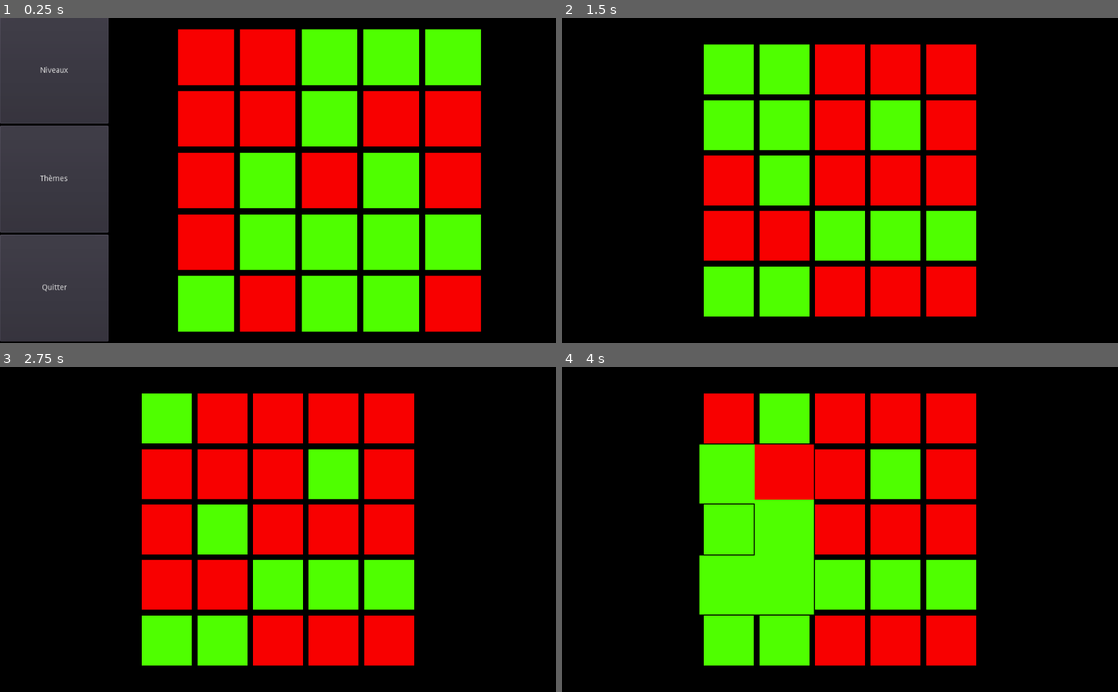
Above: before the commit, frames 1-4 (two rows, left to right).
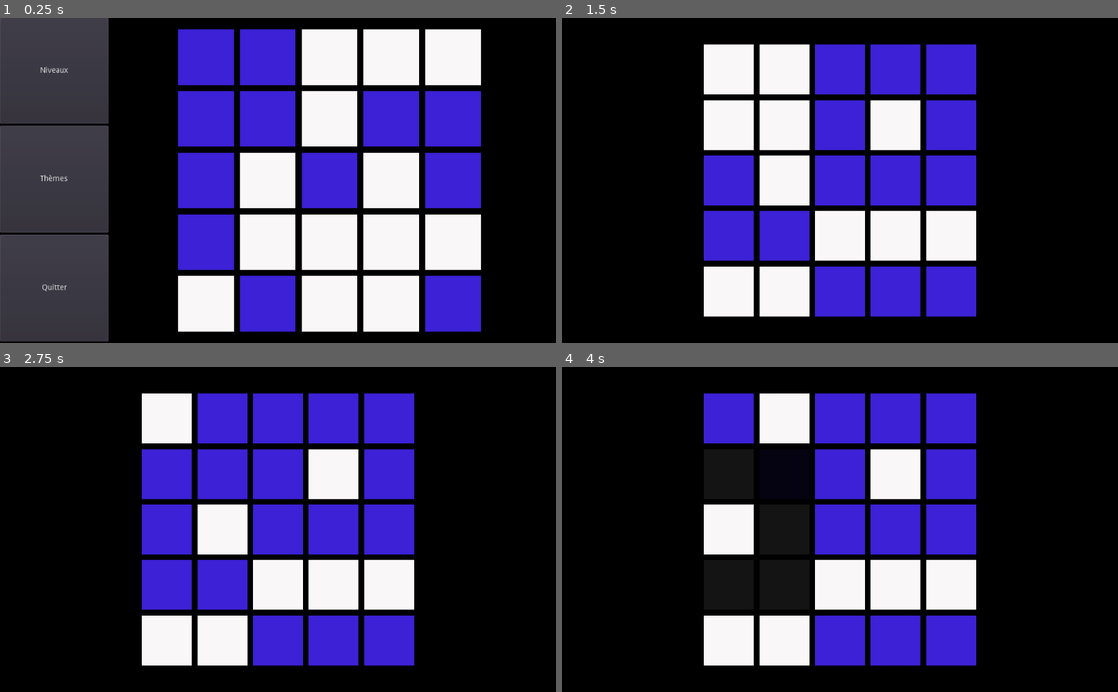
Above: after the commit, the same moments.

Repository: Prakkkmak/UniColor-2
Game: Godot game, scene res://main_scenes/main.tscn
The game is run twice, just before and just after one commit, with the same random seed, the same clock (stepped at 60 frames per second) and the same inputs.
Inputs (mouse positions are in pixels of both pictures, inside the frame that each line leads up to):
- Up to frame 1 (0.25 s): no input
- Up to frame 2 (1.5 s): click "Niveaux" at 0.5 s; click "Jouer" at 1.25 s
- Up to frame 3 (2.75 s): tap Enter at 2 s; move the mouse to (166, 419) at 2.02 s; click (166, 419) at 2.17 s
- Up to frame 4 (4 s): move the mouse to (728, 474) at 2.77 s; click (728, 474) at 2.92 s; move the mouse to (728, 529) at 3.52 s; click (728, 529) at 3.67 s

The runs differ from the first frame. In frame 1, 43% of the frame differs, in the area x 32-87%, y 3-97%; in frame 2, 35%; in frame 3, 35%; in frame 4, 37%.

Commit message:
Load de scene + quit on vic

Diff:
--- a/main_scenes/game.gd
+++ b/main_scenes/game.gd
@@ -95,4 +95,7 @@
 		for j in range(grid_size):
 			if(grid[i][j].state != last_state):
 				return
-	print("VICTORY")
+	victory()
+
+func victory():
+	get_tree().reload_current_scene()
--- a/main_scenes/main.gd
+++ b/main_scenes/main.gd
@@ -8,4 +8,5 @@
 	game.grid_size = game_preview.grid_size
 	game.difficulty = game_preview.difficulty
 	game.level_type = game_preview.level_type
+	game.tile_scene = game_preview.tile_scene
 	add_child(game)
--- a/main_scenes/menu/menu.tscn
+++ b/main_scenes/menu/menu.tscn
@@ -1,13 +1,15 @@
-[gd_scene load_steps=4 format=2]
+[gd_scene load_steps=5 format=2]
 
 [ext_resource path="res://main_scenes/game_preview.tscn" type="PackedScene" id=1]
 [ext_resource path="res://level/level_button.tscn" type="PackedScene" id=2]
+[ext_resource path="res://tile/themes/neon/tile.tscn" type="PackedScene" id=3]
 [ext_resource path="res://main_scenes/menu/menu.gd" type="Script" id=4]
 
 [node name="Menu" type="Node2D"]
 script = ExtResource( 4 )
 
 [node name="GamePreview" parent="." instance=ExtResource( 1 )]
+tile_scene = ExtResource( 3 )
 tick_rate = 0.25
 
 [node name="Canvas" type="CanvasLayer" parent="."]
